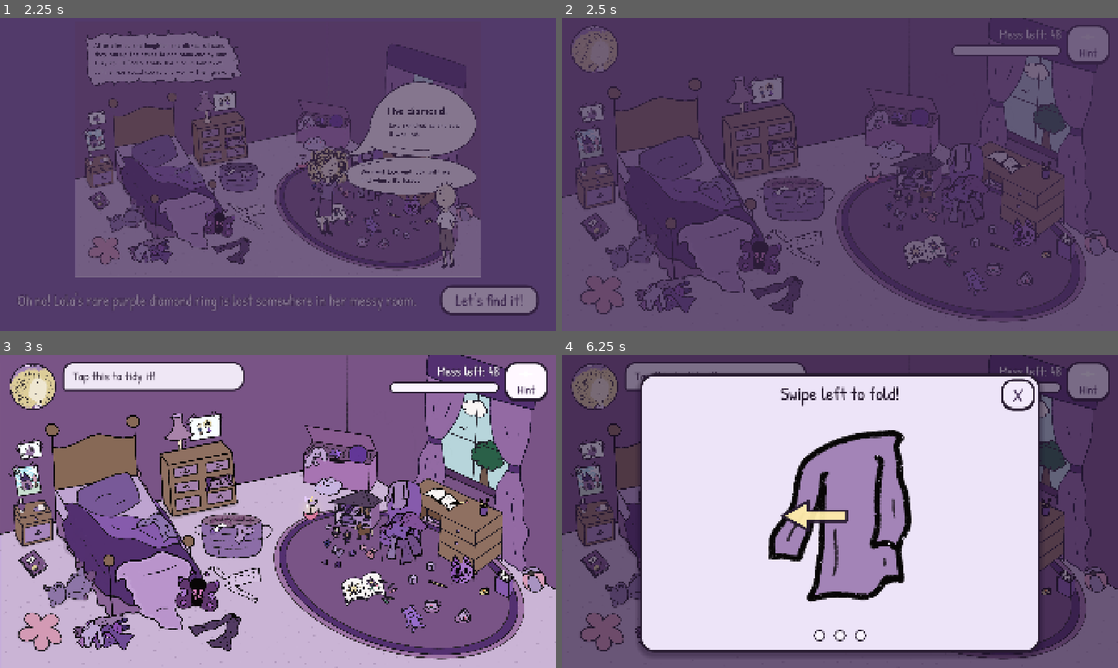
Above: before the commit, frames 1-4 (two rows, left to right).
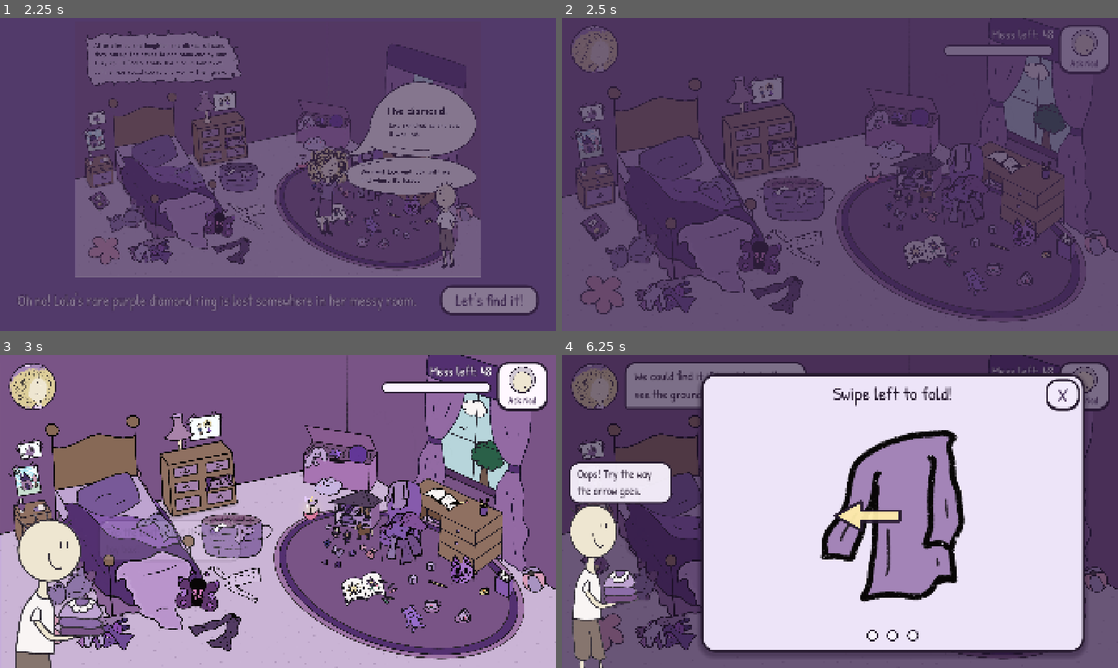
Above: after the commit, the same moments.

Repository: amandahussey/lola
Game: Godot game, scene res://scenes/main.tscn
Two runs of this game, one before a commit and one after it. Both use one fixed random seed, a clock stepped at 60 frames per second and the inputs below. Sound files missing from this copy of the repository are replaced by a short silence.
Inputs (mouse positions are in pixels of both pictures, inside the frame that each line leads up to):
- Up to frame 1 (2.25 s): click "Play" at 0.5 s; click "Let's find it!" at 1.25 s; click "Let's find it!" at 2 s
- Up to frame 2 (2.5 s): no input
- Up to frame 3 (3 s): click "Hint" (after the commit: "Ask Ned") at 2.75 s
- Up to frame 4 (6.25 s): click "Hint" (after the commit: "Ask Ned") at 3.5 s; click "Hint" (after the commit: "Ask Ned") at 4.25 s; move the mouse to (962, 495) at 5.02 s; click (962, 495) at 5.17 s; drag from (728, 527) to (812, 574) at 5.77 s

Frame 1 is identical in both runs. In frame 2, 0.8% of the frame differs, in the area x 68-99%, y 2-18%; in frame 3, 9.6%; in frame 4, 37%, in the area x 1-99%, y 2-100%.

Commit message:
Add Ned as Lola's helper
- Ask Ned button: Ned pops up from the bottom with a tip for one item, which glows
- Ned introduces the game, cheers at halfway and when the ring is found
- Ned coaches each swipe in the folding close-up
- Ned art cut from book page 8; ned_art.py regenerates it

Co-Authored-By: Claude Opus 5.5 <noreply@anthropic.com>

Diff:
--- a/scenes/fold_station.tscn
+++ b/scenes/fold_station.tscn
@@ -44,9 +44,9 @@
 [node name="Card" type="Panel" parent="."]
 unique_name_in_owner = true
 anchors_preset = -1
-anchor_left = 0.14
+anchor_left = 0.25
 anchor_top = 0.06
-anchor_right = 0.86
+anchor_right = 0.94
 anchor_bottom = 0.95
 grow_horizontal = 2
 grow_vertical = 2
--- a/scenes/room.tscn
+++ b/scenes/room.tscn
@@ -4,7 +4,7 @@
 [ext_resource type="Texture2D" path="res://assets/room/background.png" id="2_bg"]
 [ext_resource type="Script" path="res://scripts/hud.gd" id="3_hud"]
 [ext_resource type="Texture2D" path="res://assets/ui/lola_worried.png" id="4_lola"]
-[ext_resource type="Texture2D" path="res://assets/ui/sparkle.png" id="5_sparkle"]
+[ext_resource type="Texture2D" path="res://assets/ui/ned_badge.png" id="5_ned"]
 
 [sub_resource type="StyleBoxFlat" id="bubble_style"]
 content_margin_left = 34.0
@@ -121,12 +121,12 @@
 
 [node name="HintButton" type="Button" parent="HUD/Margin/Top"]
 unique_name_in_owner = true
-custom_minimum_size = Vector2(150, 120)
+custom_minimum_size = Vector2(170, 170)
 layout_mode = 2
 size_flags_vertical = 0
-theme_override_font_sizes/font_size = 40
-text = "Hint"
-icon = ExtResource("5_sparkle")
+theme_override_font_sizes/font_size = 34
+text = "Ask Ned"
+icon = ExtResource("5_ned")
 icon_alignment = 1
 vertical_icon_alignment = 0
 expand_icon = true
--- a/scripts/fold_station.gd
+++ b/scripts/fold_station.gd
@@ -12,6 +12,12 @@
 const PROMPTS := {"left": "Swipe left to fold!", "right": "Now swipe right!", "up": "Swipe up!"}
 const ARROW_ANGLE := {"left": PI, "right": 0.0, "up": -PI / 2}
 const TEX_ARROW := preload("res://assets/ui/arrow.png")
+const NedHelper := preload("res://scripts/ned_helper.gd")
+const NED_LINES := {
+	"left": "Fold one side over. Swipe left!",
+	"right": "Now the other side!",
+	"up": "Last one! Swipe up!",
+}
 const TEX_SPARKLE := preload("res://assets/ui/sparkle.png")
 const INK := Color(0.149, 0.102, 0.18)
 const BACK_SIDE := Color(0.84, 0.82, 0.9)  # the underside of the fabric is a little darker
@@ -28,6 +34,7 @@
 var _holder := Node2D.new()
 var _sprite := Sprite2D.new()
 var _arrow := Sprite2D.new()
+var _ned := NedHelper.new()
 var _arrow_tween: Tween
 var _touch_start := Vector2.ZERO
 var _tracking := false
@@ -49,6 +56,11 @@
 	_arrow.texture = TEX_ARROW
 	_arrow.modulate.a = 0.0
 	add_child(_arrow)
+	_ned.ned_height = 680.0
+	_ned.peek = 560.0
+	_ned.bubble_width = 300.0
+	_ned.bubble_above = true
+	add_child(_ned)
 	await get_tree().process_frame
 	var card := _card.get_global_rect()
 	var area := Vector2(card.size.x * 0.8, card.size.y * 0.62)
@@ -66,6 +78,7 @@
 func _show_step() -> void:
 	var dir: String = STEPS[_step]
 	_prompt.text = PROMPTS[dir]
+	_ned.say(NED_LINES[dir], 0.0, "left")
 	for i in _dots.get_child_count():
 		var dot: Panel = _dots.get_child(i)
 		dot.self_modulate = Color(0.62, 0.42, 0.85) if i < _step else Color.WHITE
@@ -121,6 +134,7 @@
 ## Wrong way (or just a tap): wiggle and repeat the instruction.
 func _nudge() -> void:
 	Sfx.play("boop")
+	_ned.say("Oops! Try the way the arrow goes.", 0.0, "left")
 	var tw := create_tween()
 	for a in [0.06, -0.05, 0.03, 0.0]:
 		tw.tween_property(_holder, "rotation", a, 0.06)
@@ -244,6 +258,7 @@
 	for dot in _dots.get_children():
 		dot.self_modulate = Color(0.62, 0.42, 0.85)
 	_prompt.text = "Neatly folded!"
+	_ned.say("Perfect fold! Just like I do it.", 0.0, "left")
 	Sfx.play("sparkle", 0.0, -6.0)
 	_sparkle(_holder.position, 10)
 	var pop := create_tween()
--- a/scripts/hud.gd
+++ b/scripts/hud.gd
@@ -1,7 +1,9 @@
 extends CanvasLayer
-## Lola's speech bubble + portrait, the "mess left" meter, and the hint button.
+## Lola's speech bubble + portrait, the "mess left" meter, the Ask Ned button, and Ned himself.
 
 signal hint_pressed
+
+const NedHelper := preload("res://scripts/ned_helper.gd")
 
 const MOODS := {
 	"worried": preload("res://assets/ui/lola_worried.png"),
@@ -18,6 +20,7 @@
 @onready var _hint: Button = %HintButton
 
 var _say_id := 0
+var _ned := NedHelper.new()
 var _mood := ""
 
 
@@ -30,6 +33,7 @@
 	fill.set_border_width_all(5)
 	fill.border_color = Color(0.149, 0.102, 0.18)
 	_bar.add_theme_stylebox_override("fill", fill)
+	add_child(_ned)
 	_apply_safe_area()
 	get_viewport().size_changed.connect(_apply_safe_area)
 
@@ -76,6 +80,15 @@
 		create_tween().tween_property(_bubble, "modulate:a", 0.0, 0.4)
 
 
+## Ned pops up from the bottom on `side` ("left"/"right") with a tip or a cheer.
+func ned_say(text: String, hold := 3.5, side := "right") -> void:
+	_ned.say(text, hold, side)
+
+
+func ned_hide() -> void:
+	_ned.hide_now()
+
+
 func set_progress(remaining: int, total: int) -> void:
 	_count.text = "Mess left: %d" % remaining
 	var target := 100.0 * float(total - remaining) / maxf(1.0, float(total))
--- /dev/null
+++ b/scripts/ned_helper.gd
@@ -0,0 +1,130 @@
+extends Control
+## Ned, Lola's best friend, popping up from the bottom of the screen to help.
+## Add it full-screen (it never blocks touches) and call say().
+
+const TEX_NED := preload("res://assets/ui/ned_full.png")
+const INK := Color(0.149, 0.102, 0.18)
+
+## How tall Ned is drawn, and how much of him peeks above the bottom edge.
+@export var ned_height := 860.0
+@export var peek := 520.0
+@export var bubble_width := 440.0
+## Put the bubble above Ned's head instead of beside it.
+@export var bubble_above := false
+
+var _ned := TextureRect.new()
+var _bubble := PanelContainer.new()
+var _label := Label.new()
+var _say_id := 0
+var _side := "right"
+var _tween: Tween
+
+
+func _ready() -> void:
+	set_anchors_preset(Control.PRESET_FULL_RECT)
+	mouse_filter = Control.MOUSE_FILTER_IGNORE
+	_ned.texture = TEX_NED
+	_ned.expand_mode = TextureRect.EXPAND_IGNORE_SIZE
+	_ned.stretch_mode = TextureRect.STRETCH_KEEP_ASPECT
+	_ned.mouse_filter = Control.MOUSE_FILTER_IGNORE
+	var w := ned_height * TEX_NED.get_width() / TEX_NED.get_height()
+	_ned.size = Vector2(w, ned_height)
+	_ned.pivot_offset = Vector2(w / 2, ned_height)
+	add_child(_ned)
+
+	var style := StyleBoxFlat.new()
+	style.bg_color = Color(0.98, 0.957, 1)
+	style.set_border_width_all(6)
+	style.border_color = INK
+	style.set_corner_radius_all(34)
+	style.content_margin_left = 28
+	style.content_margin_right = 28
+	style.content_margin_top = 14
+	style.content_margin_bottom = 18
+	_bubble.add_theme_stylebox_override("panel", style)
+	_bubble.mouse_filter = Control.MOUSE_FILTER_IGNORE
+	_label.autowrap_mode = TextServer.AUTOWRAP_WORD_SMART
+	_label.custom_minimum_size = Vector2(bubble_width, 0)
+	_label.add_theme_font_size_override("font_size", 40)
+	_label.add_theme_color_override("font_color", INK)
+	_bubble.add_child(_label)
+	add_child(_bubble)
+	_bubble.modulate.a = 0.0
+	_ned.position.y = 100000.0  # off screen until Ned has something to say
+
+
+## Ned pops up on `side` ("left" or "right") and says something. hold <= 0 keeps him up.
+func say(text: String, hold := 3.5, side := "right") -> void:
+	_say_id += 1
+	var my_id := _say_id
+	var was_up := is_up()
+	if was_up and side != _side:
+		await _hide()
+		if my_id != _say_id:
+			return
+	_side = side
+	_label.text = text
+	_place(was_up and side == _side)
+	if _tween:
+		_tween.kill()
+	_tween = create_tween().set_parallel()
+	_tween.tween_property(_ned, "position:y", _view().y - peek, 0.35).set_trans(Tween.TRANS_BACK).set_ease(Tween.EASE_OUT)
+	_tween.tween_property(_bubble, "modulate:a", 1.0, 0.25).set_delay(0.15)
+	hop()
+	Sfx.play("pop", 0.1, -8.0)
+	if hold <= 0.0:
+		return
+	await get_tree().create_timer(hold).timeout
+	if my_id == _say_id:
+		_hide()
+
+
+## A happy little bounce.
+func hop() -> void:
+	var tw := create_tween()
+	tw.tween_property(_ned, "rotation", -0.06 if _side == "right" else 0.06, 0.1)
+	tw.tween_property(_ned, "scale", Vector2(1.04, 0.96), 0.08)
+	tw.tween_property(_ned, "scale", Vector2(0.98, 1.04), 0.1)
+	tw.tween_property(_ned, "scale", Vector2.ONE, 0.12)
+	tw.tween_property(_ned, "rotation", 0.0, 0.15)
+
+
+func hide_now() -> void:
+	_say_id += 1
+	_hide()
+
+
+func is_up() -> bool:
+	return _ned.position.y < _view().y - 1.0
+
+
+func _hide() -> Signal:
+	if _tween:
+		_tween.kill()
+	_tween = create_tween().set_parallel()
+	_tween.tween_property(_bubble, "modulate:a", 0.0, 0.15)
+	_tween.tween_property(_ned, "position:y", _view().y + 10.0, 0.3).set_trans(Tween.TRANS_BACK).set_ease(Tween.EASE_IN)
+	return _tween.finished
+
+
+## Screen size (this Control may not be laid out yet, so ask the viewport).
+func _view() -> Vector2:
+	return get_viewport_rect().size
+
+
+## Puts Ned at the chosen edge and his bubble beside his head.
+func _place(keep_y: bool) -> void:
+	var margin := 24.0
+	var w := _ned.size.x
+	_ned.position.x = _view().x - w - margin if _side == "right" else margin
+	_ned.flip_h = _side == "right"  # the art faces right; always face into the room
+	if not keep_y:
+		_ned.position.y = _view().y + 10.0
+	_bubble.reset_size()
+	var bw := _bubble.size.x
+	var top := _view().y - peek + 10.0
+	if bubble_above:
+		var x := clampf(_ned.position.x + w / 2 - bw / 2, margin, _view().x - bw - margin)
+		_bubble.position = Vector2(x, top - _bubble.size.y - 16.0)
+	else:
+		_bubble.position = Vector2(_ned.position.x - bw - 6.0 if _side == "right" else _ned.position.x + w + 6.0, top)
--- a/scripts/room.gd
+++ b/scripts/room.gd
@@ -62,7 +62,7 @@
 	_hud.say("We could find it if I could actually see the ground...", 4.0)
 	await get_tree().create_timer(4.4).timeout
 	if _remaining == _total:
-		_hud.say("Tap clothes to fold them. Tap toys to tidy!", 5.0)
+		_hud.ned_say("I'll help, Lola! Tap clothes to fold them. Tap toys to tidy!", 5.0)
 
 
 func _build_room() -> void:
@@ -240,7 +240,7 @@
 		_hud.say("Look, I can see the rug!", 3.0)
 	elif cleaned == int(_total * 0.5):
 		_hud.set_mood("happy")
-		_hud.say("Halfway there! Keep going!", 3.0)
+		_hud.ned_say("Halfway there! We make a great team!", 3.0, _ned_side_away_from(_last_spot))
 	elif cleaned == int(_total * 0.75):
 		_hud.say("So much cleaner! Is it here somewhere?", 3.0)
 
@@ -307,6 +307,7 @@
 		return
 	_modal = true
 	_idle = 0.0
+	_hud.ned_hide()
 	_cancel_gesture()
 	_touches.clear()
 	Sfx.play("pop")
@@ -549,6 +550,7 @@
 	Sfx.play("win", 0.0)
 	_hud.set_mood("joy")
 	_hud.say("My ring! We found it!", 0.0)
+	_ned_cheer_ring()
 	_sparkle_burst(_ring.position, 16)
 	var tw := create_tween().set_parallel()
 	tw.tween_property(_ring, "scale", Vector2(1.6, 1.6), 0.9).set_trans(Tween.TRANS_BACK).set_ease(Tween.EASE_OUT)
@@ -589,14 +591,48 @@
 	item.wiggle()
 	_sparkle_burst(item.position, 3)
 	Sfx.play("boop", 0.0, -6.0)
+	_hud.ned_say(_ned_tip(item), 3.5, _ned_side_away_from(item.position))
+	if item.dest == "make_bed":
+		_swipe_hint(item)
+
+
+## Ned's tip for one piece of mess, in his kind, helpful voice.
+func _ned_tip(item) -> String:
+	var id: String = item.id
+	if id == "teddy":
+		return "Mr. Teddy wants to go back on the bed! Tap him."
+	if id in ["flower", "butterfly", "cloud", "bunny"]:
+		return "That cuddly one goes on the bed. Tap it!"
+	if id.begins_with("doll_"):
+		return "Those little doll things go in the dollhouse!"
+	if id in ["coloring_book", "notebook"]:
+		return "Books go on the desk. Tap it!"
+	if id == "pencil":
+		return "That pencil goes in the cup with the others!"
+	if id == "wrapper":
+		return "A wrapper! Tap it for the trash."
+	if id == "dresser_sock":
+		return "A sock is poking out of the drawer! Tap it."
+	if id == "duvet":
+		return "Swipe the blanket to make the bed!"
+	if id == "throw_blanket":
+		return "Let's fold that blanket. Tap it!"
 	if item.kind == "fold":
-		if item.dest == "make_bed":
-			_hud.say("Swipe to make the bed!", 2.5)
-			_swipe_hint(item)
-		else:
-			_hud.say("Tap this to fold it!", 2.5)
-	else:
-		_hud.say("Tap this to tidy it!", 2.5)
+		return "Clothes! Tap them and we'll fold them together."
+	var names := {"cat": "kitty", "ball": "ball", "boat": "boat", "teacup_a": "teacup",
+		"teacup_b": "teacup", "block_a": "block", "block_b": "block"}
+	return "Tap the %s to put it in the toy box!" % names.get(id, "toy")
+
+
+## Ned stands on the opposite side of the screen from what he's pointing at.
+func _ned_side_away_from(world_pos: Vector2) -> String:
+	var screen_x := (world_pos.x - _cam.position.x) * _cam.zoom.x + get_viewport_rect().size.x / 2
+	return "left" if screen_x > get_viewport_rect().size.x * 0.55 else "right"
+
+
+func _ned_cheer_ring() -> void:
+	await get_tree().create_timer(0.9).timeout
+	_hud.ned_say("You found it, Lola! I knew we would!", 0.0, _ned_side_away_from(_ring.position))
 
 
 func _swipe_hint(item) -> void:
--- a/tools/autotest.gd
+++ b/tools/autotest.gd
@@ -34,6 +34,12 @@
 	await _wait(1.6)
 	var room = _main.current_screen()
 	await _shot("03_room_start")
+	await _wait(4.2)
+	await _shot("03b_ned_intro")
+	room._show_hint()
+	await _wait(0.8)
+	await _shot("03c_ned_hint")
+	await _wait(3.6)
 	# Real input path: tap a toy...
 	await _touch_item(room, "ball", Vector2.ZERO)
 	# ...tap the tights to open the close-up, then fold with real swipes.
Binary file added: assets/ui/ned_badge.png
Not shown, added: assets/ui/ned_badge.png.import
Binary file added: assets/ui/ned_full.png
Not shown, added: assets/ui/ned_full.png.import
Not shown, added: scripts/ned_helper.gd.uid
Not shown, changed: README.md
Not shown, added: tools/art_pipeline/ned_art.py
